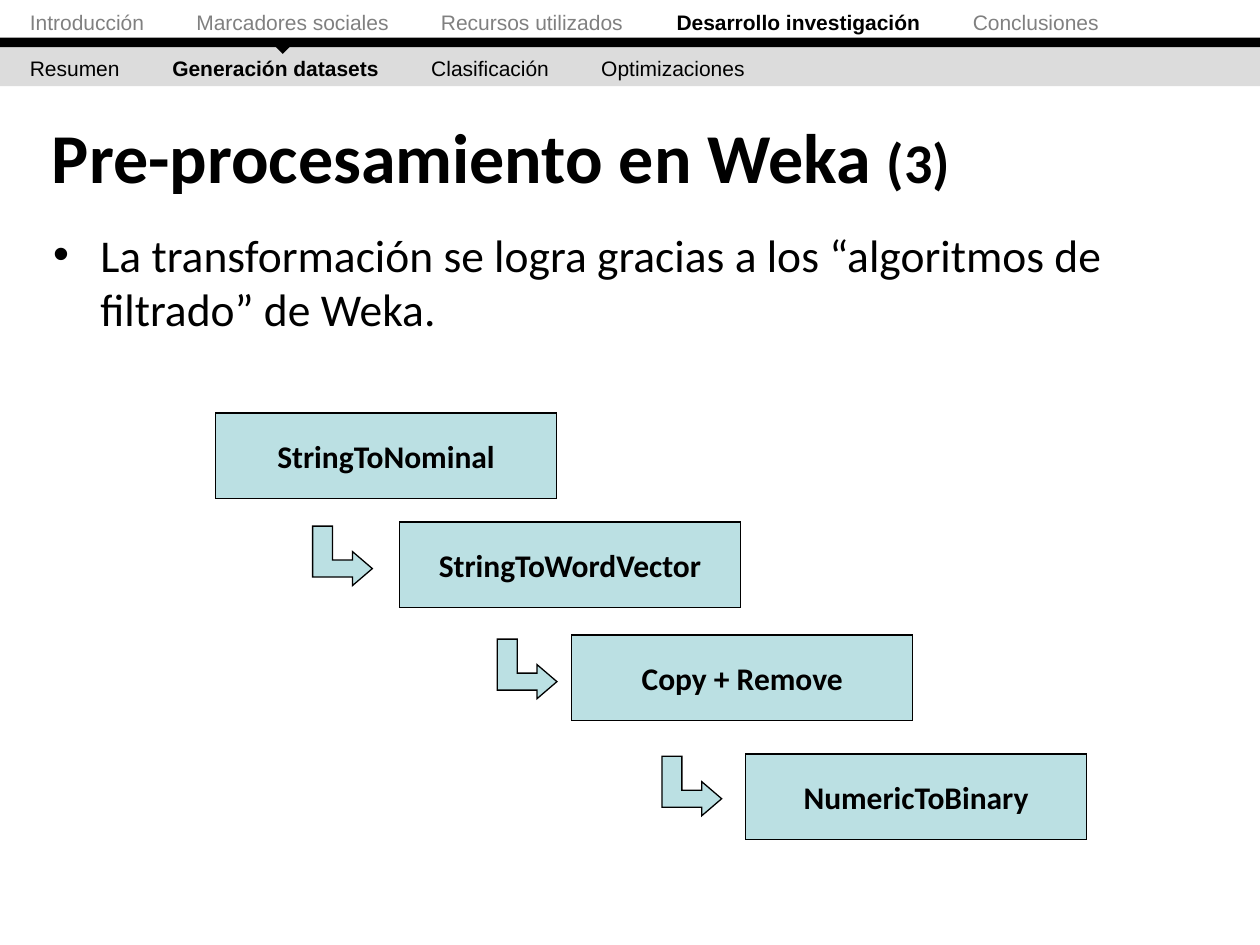
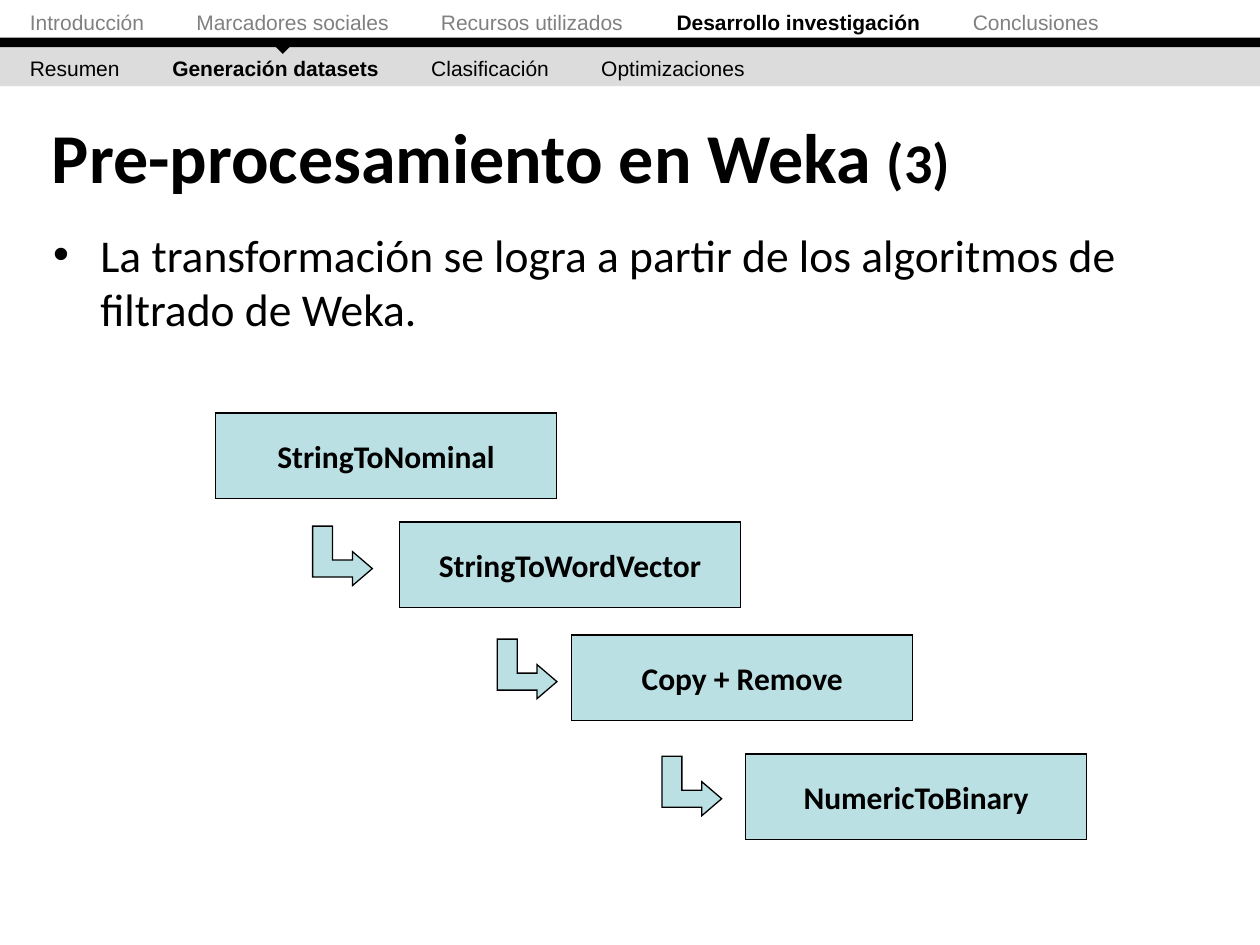
Before and after one commit to ak907kenai/nicotournetesis, a slide deck: slide 39 of docs_trunk/Presentación/Nicolás Tourné - Presentación Tesis (v2.1).ppt. Drawn at 1260x945 pixels with LibreOffice and Linux fonts; fonts in the diff are those of the drawing. Boxes give left, top, right and bottom in pixels: in the first picture for what was removed or moved away, otherwise in the second. Text is boxed around its words. In the diff, an @@ line names an element or a change of style, - is before the commit and + after.

```diff
--- a/docs_trunk/Presentación/Nicolás Tourné - Presentación Tesis (v2.1).ppt
+++ b/docs_trunk/Presentación/Nicolás Tourné - Presentación Tesis (v2.1).ppt
@@ text at <box>100,240,1116,327</box>: text changed @@
-• La transformación se logra gracias a los “algoritmos de filtrado” de Weka.
+• La transformación se logra a partir de los algoritmos de filtrado de Weka.
```
Also in this commit, not shown: 6 other slides changed, 3 slides added.
